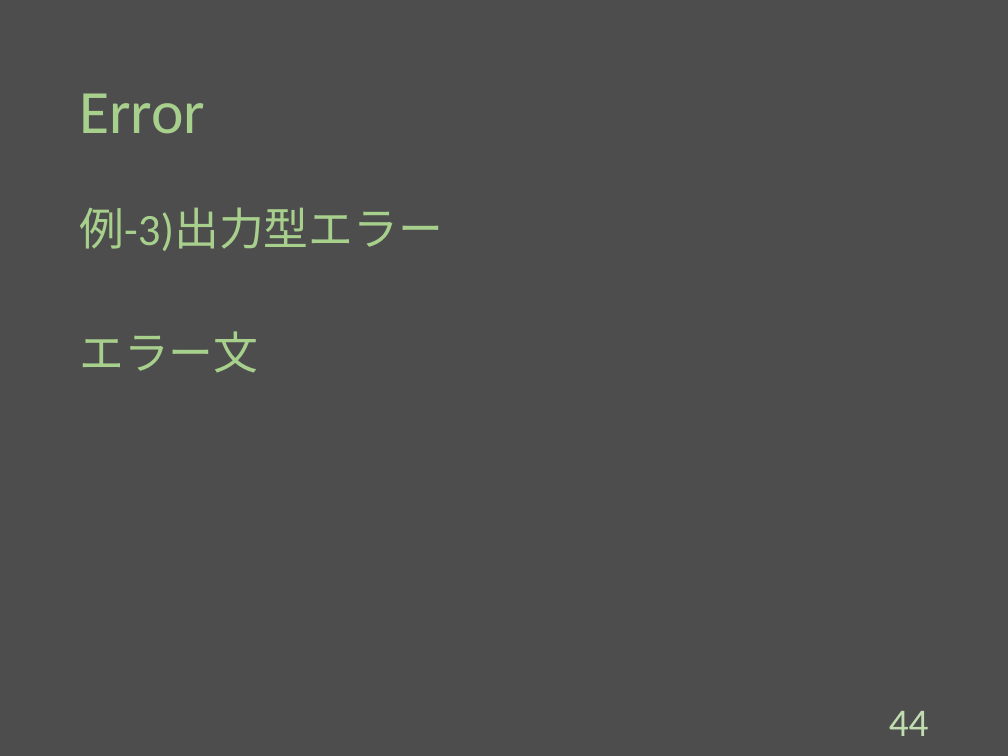
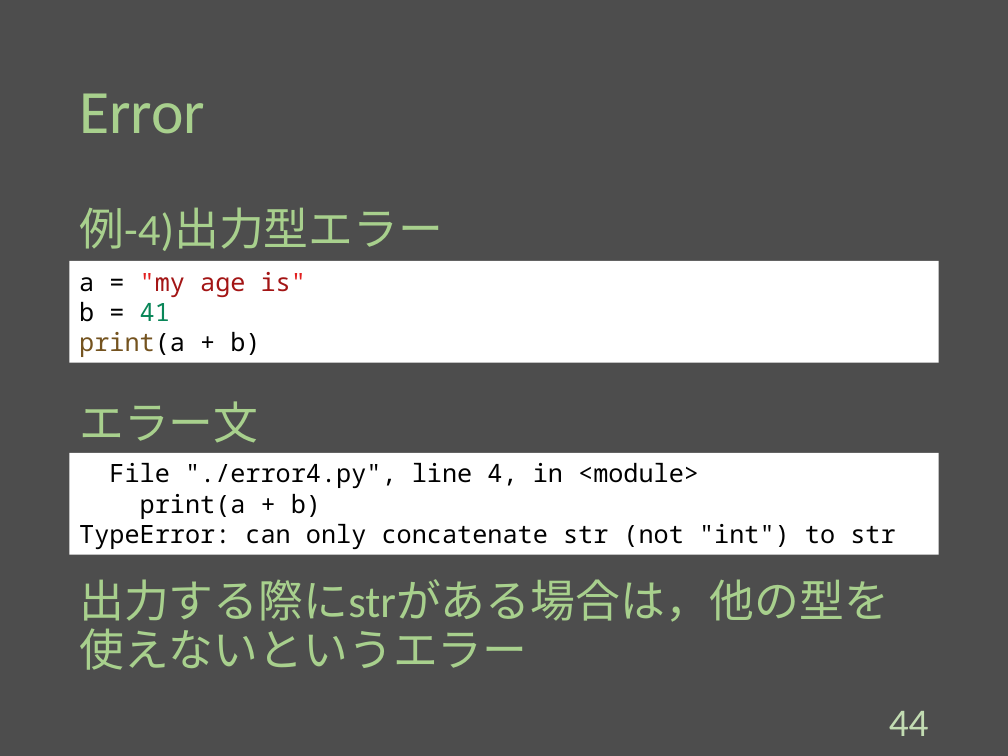
Before and after one commit to Melbeck777/program_seminar, a slide deck: slide 45 of ProgramSlide.pptx. Drawn at 1008x756 pixels with LibreOffice and Linux fonts; fonts in the diff are those of the drawing. Boxes give left, top, right and bottom in pixels: in the first picture for what was removed or moved away, otherwise in the second. Text is boxed around its words. In the diff, an @@ line names an element or a change of style, - is before the commit and + after.

Commit message:
[add]:Added the code of error

```diff
--- a/ProgramSlide.pptx
+++ b/ProgramSlide.pptx
@@ text at box(79, 207, 443, 251): text changed @@
-例-3)出力型エラー
-エラー文
+例-4)出力型エラー
@@ rectangle added at box(70, 261, 938, 363), fill #FFFFFF, 18 pt, text #000000 @@
+a = "my age is"
+b = 41
+print(a + b)
@@ text added at box(79, 401, 258, 443), 32 pt, text #A8D08D @@
+エラー文
@@ rectangle added at box(70, 453, 938, 554), fill #FFFFFF, 18 pt, text #000000 @@
+File "./error4.py", line 4, in <module>
+print(a + b)
+TypeError: can only concatenate str (not "int") to str
@@ text added at box(79, 579, 889, 670), 32 pt, text #A8D08D @@
+出力する際にstrがある場合は，他の型を使えないというエラー
```
Also in this commit, not shown: 4 other slides changed.
